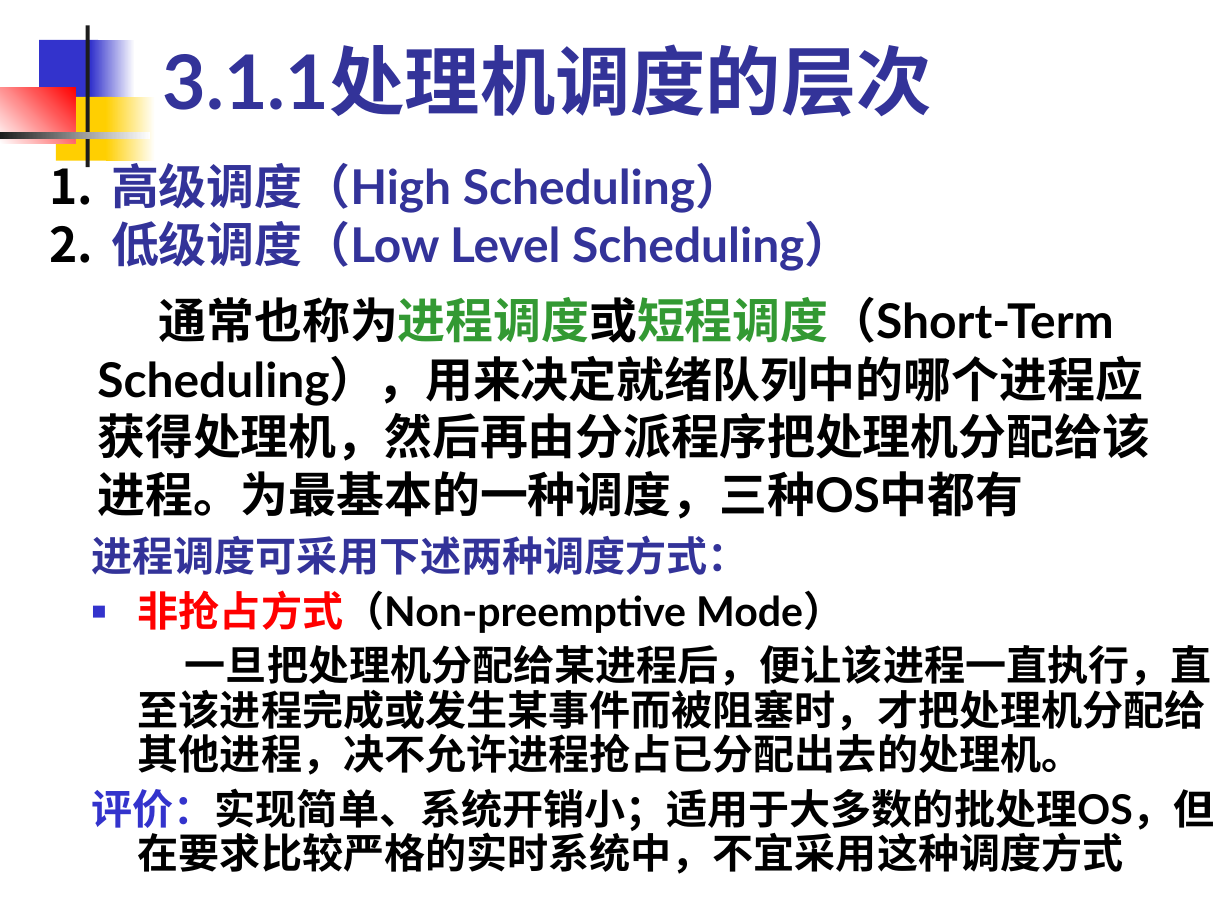
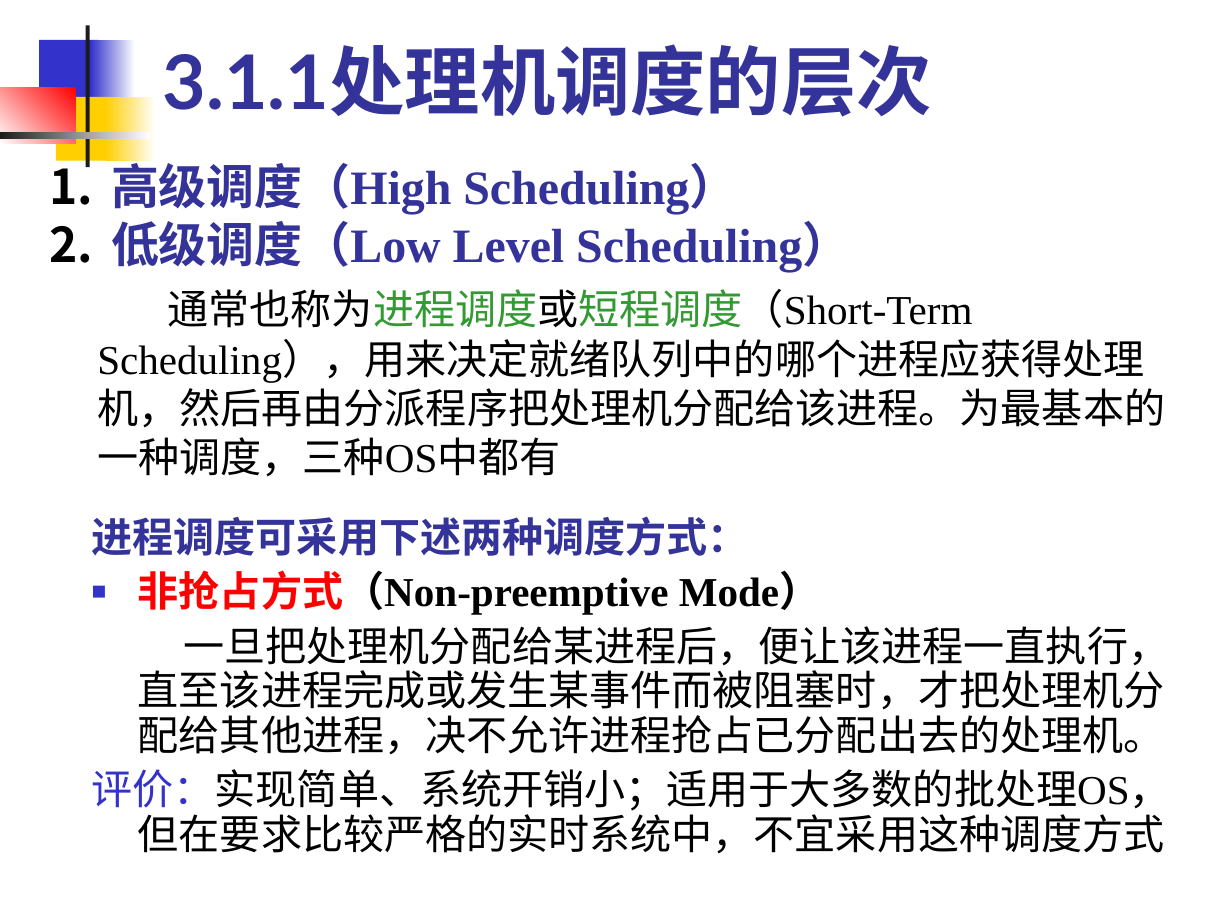
Before and after one commit to edu2act/course-OS, a slide deck: slide 8 of materials/slides/OS_Chap 3.ppt. Drawn at 1232x924 pixels with LibreOffice and Linux fonts; fonts in the diff are those of the drawing. Boxes give left, top, right and bottom in pixels: in the first picture for what was removed or moved away, otherwise in the second. Text is boxed around its words. In the diff, an @@ line names an element or a change of style, - is before the commit and + after.

```diff
--- a/materials/slides/OS_Chap 3.ppt
+++ b/materials/slides/OS_Chap 3.ppt
@@ text "高级调度（High Scheduling）" at <box>111,155,850,272</box>: font Lato to Times New Roman @@
@@ text "通常也称为进程调度或短程调度（Short-Term Scheduling），用来决定就绪队列中的哪个进程应获得处理机，然 ..." at <box>97,289,1165,477</box>: size 28 to 24 pt, font Lato to Times New Roman, bold off; less space between paragraphs @@
@@ text "进程调度可采用下述两种调度方式：": place and size @@
-text "进程调度可采用下述两种调度方式：" at <box>92,535,1215,874</box>
+text "进程调度可采用下述两种调度方式：" at <box>92,516,1171,854</box>
@@ text "进程调度可采用下述两种调度方式：" at <box>92,516,1171,854</box>: font Lato to Times New Roman; bold off in "一旦把处理机分配给某进程后，便让该进程一直执行，直至该进程完成或发生某事件而被阻塞时，才把处理机分配给其他进程，决不允许 ...", "评价：实现简单、系统开销小；适用于大多数的批处理OS，但在要求比较严格的实时系统中，不宜采用这种调度方式" @@
```
Also in this commit, not shown: 113 other slides changed, 7 other files.
